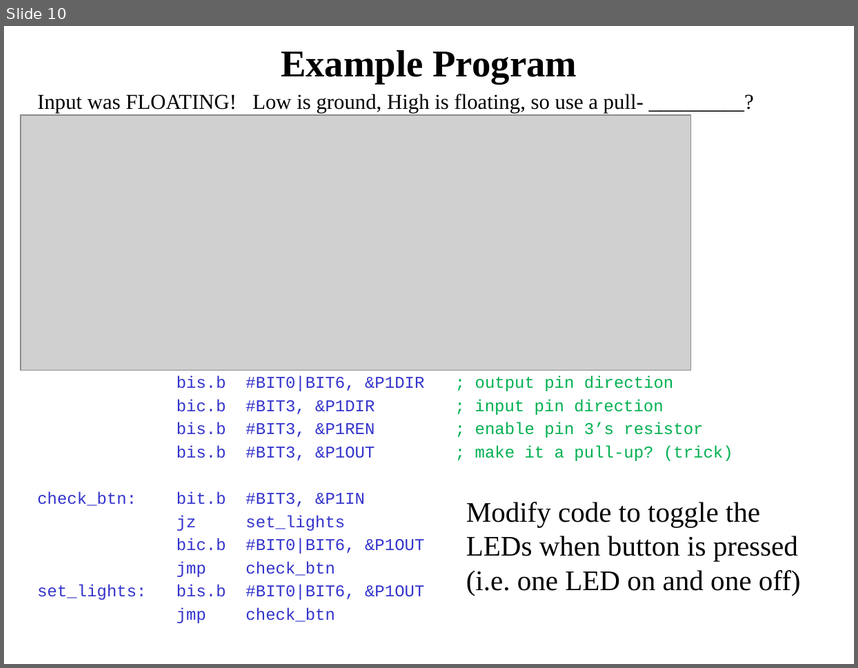
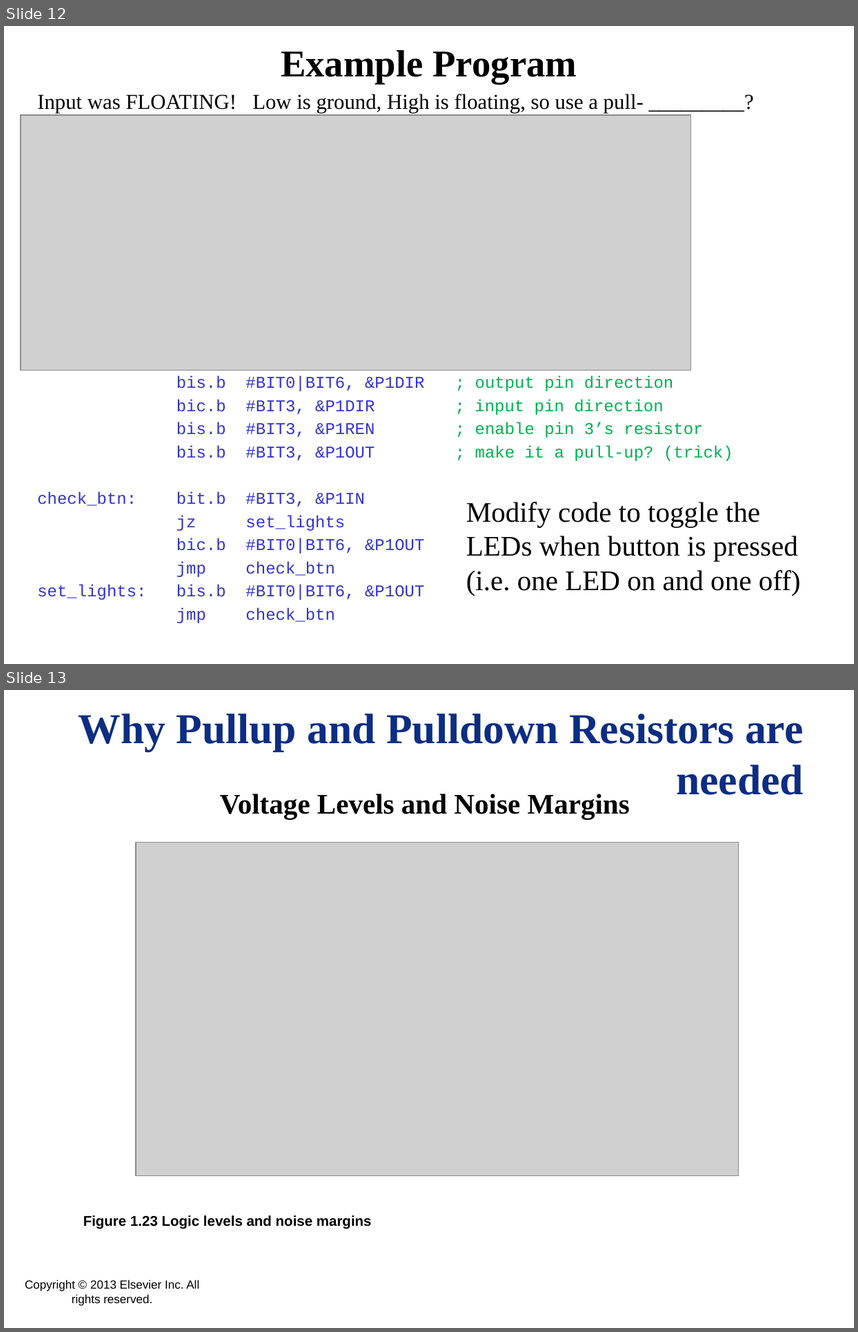
Before and after one commit to pw4rn3r/ECE382, a slide deck: notes/L13/Lsn13.pptx. Shown one above the other, each under a label of ours: slide 10 before the commit, slides 12 and 13 after it. The pictures are 858x668 and 858x1332 pixels, drawn with LibreOffice and Linux fonts; fonts in the diff are those of the drawing; grey boxes stand for pictures. Boxes give left, top, right and bottom in pixels: in the first picture for what was removed or moved away, otherwise in the second. Text is boxed around its words. In the diff, an @@ line names an element or a change of style, - is before the commit and + after.

Commit message:
Fixed broken polling and MSP430 music links.  Updated Lsn13 slides with 281 slide showing Voh and Vol to provide motivation for pull up/down resistors.

```diff
--- a/notes/L13/Lsn13.pptx
+++ b/notes/L13/Lsn13.pptx
@@ slide 13 added at [4,690,854,1328], background #FFFFFF @@
@@ text added at [79,713,804,795], 36 pt, text #0C2D83, bold @@
+Why Pullup and Pulldown Resistors are needed
@@ text added at [220,793,630,818], 24 pt, text #000000, bold @@
+Voltage Levels and Noise Margins
@@ picture added at [136,842,738,1175] @@
@@ text added at [83,1215,372,1228], 12 pt, text #000000, bold @@
+Figure 1.23 Logic levels and noise margins
@@ text added at [25,1279,199,1305], 10 pt, text #000000 @@
+Copyright © 2013 Elsevier Inc. All rights reserved.
@@ what was slide 10 is now slide 12 @@
```
Also in this commit, not shown: 1 other file.
